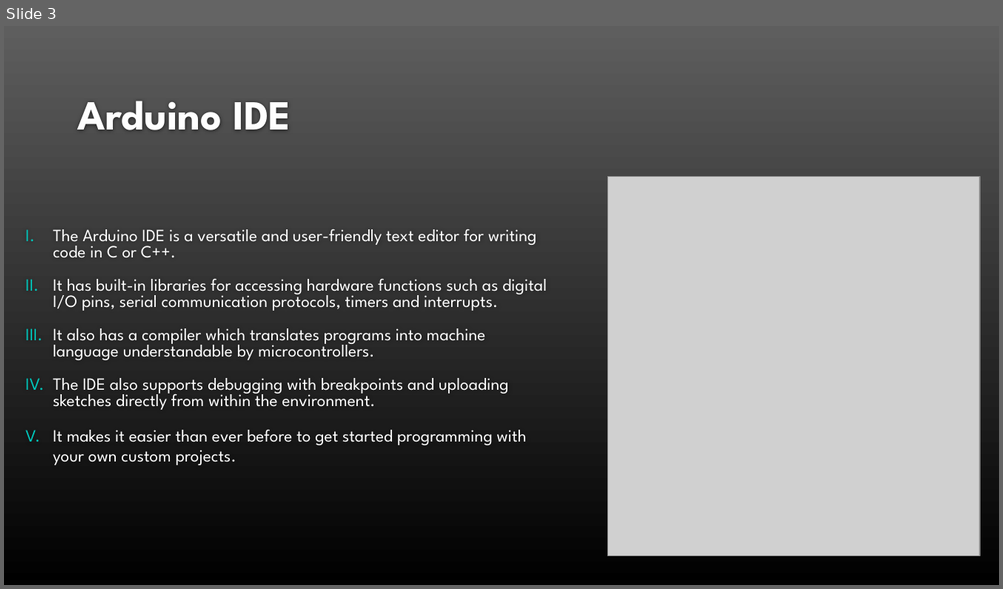
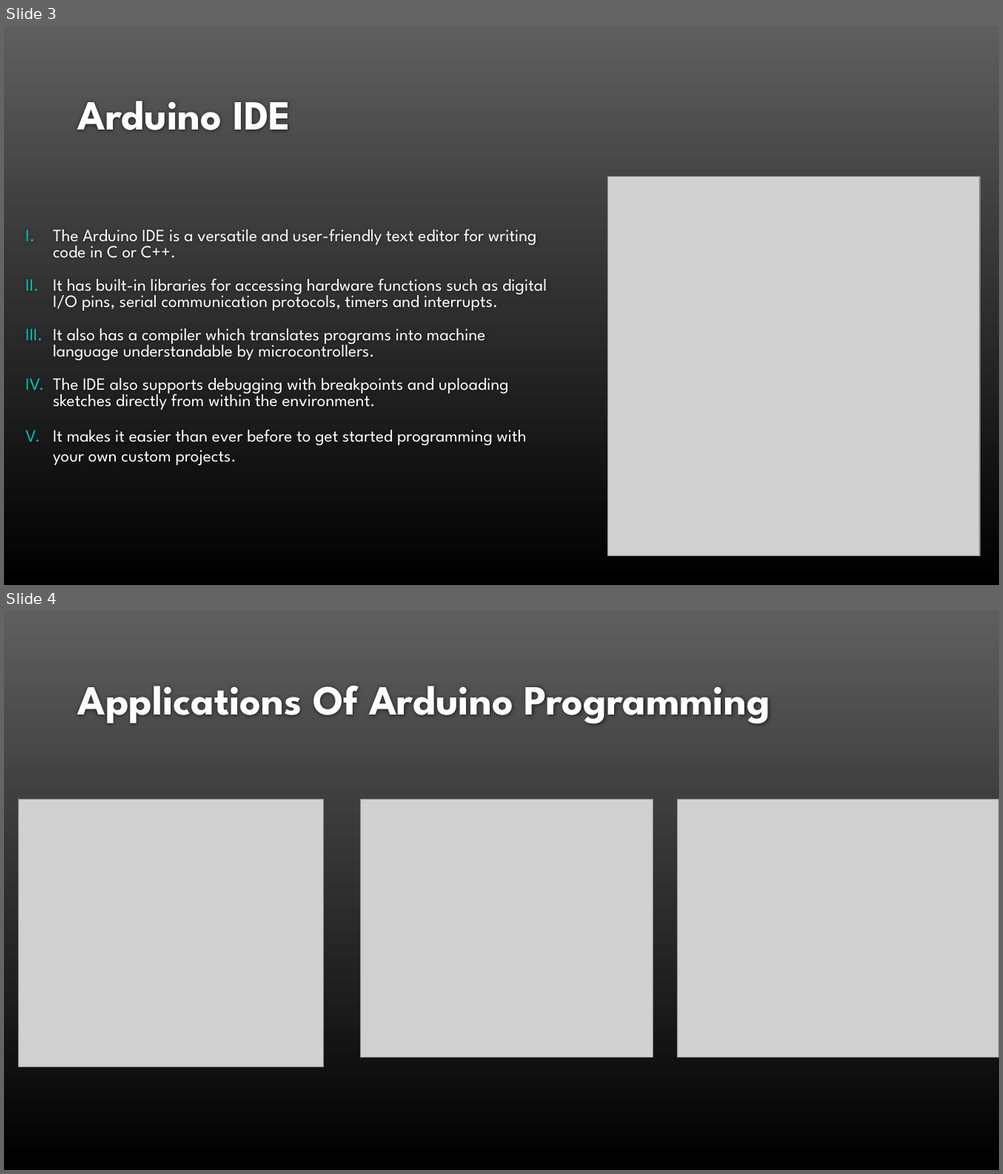
Before and after one commit to sajinamatya/Fake_news-classification, a slide deck: Programming.pptx. Shown one above the other, each under a label of ours: slide 3 before the commit, slides 3 and 4 after it. The pictures are 1003x589 and 1003x1174 pixels, drawn with LibreOffice and Linux fonts; fonts in the diff are those of the drawing; grey boxes stand for pictures; background and template pictures are left out. Boxes give left, top, right and bottom in pixels: in the first picture for what was removed or moved away, otherwise in the second. Text is boxed around its words. In the diff, an @@ line names an element or a change of style, - is before the commit and + after.

```diff
--- a/Programming.pptx
+++ b/Programming.pptx
@@ slide 4 added at (4,611,999,1170), background gradient #5E5E5E to #000000 @@
@@ title added at (77,686,770,723), 40 pt, text #FEFEFE, bold @@
+Applications Of Arduino Programming
@@ picture added at (18,800,323,1067) @@
@@ picture added at (361,800,653,1058) @@
@@ picture added at (677,800,999,1058) @@
```
